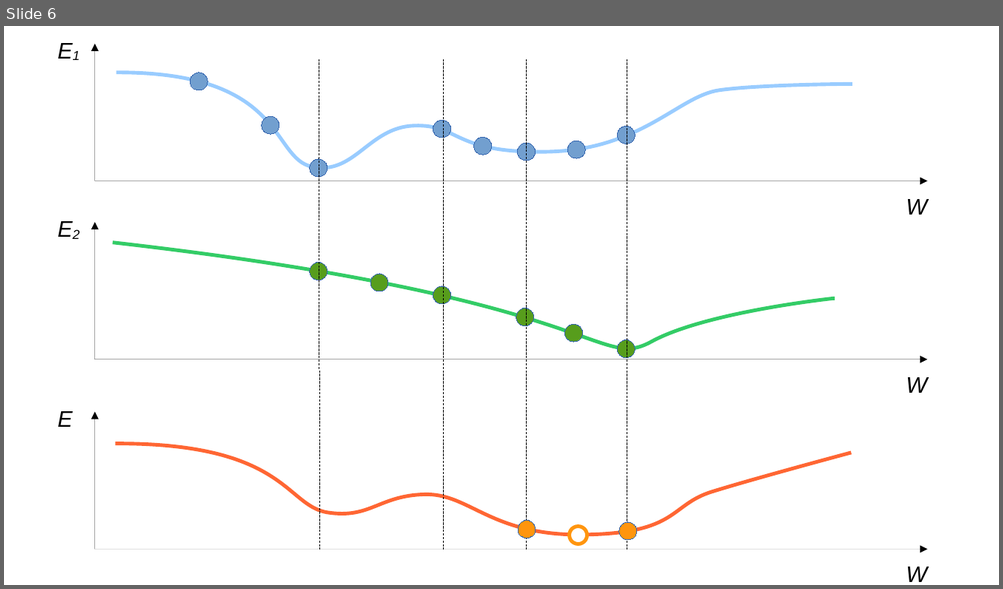
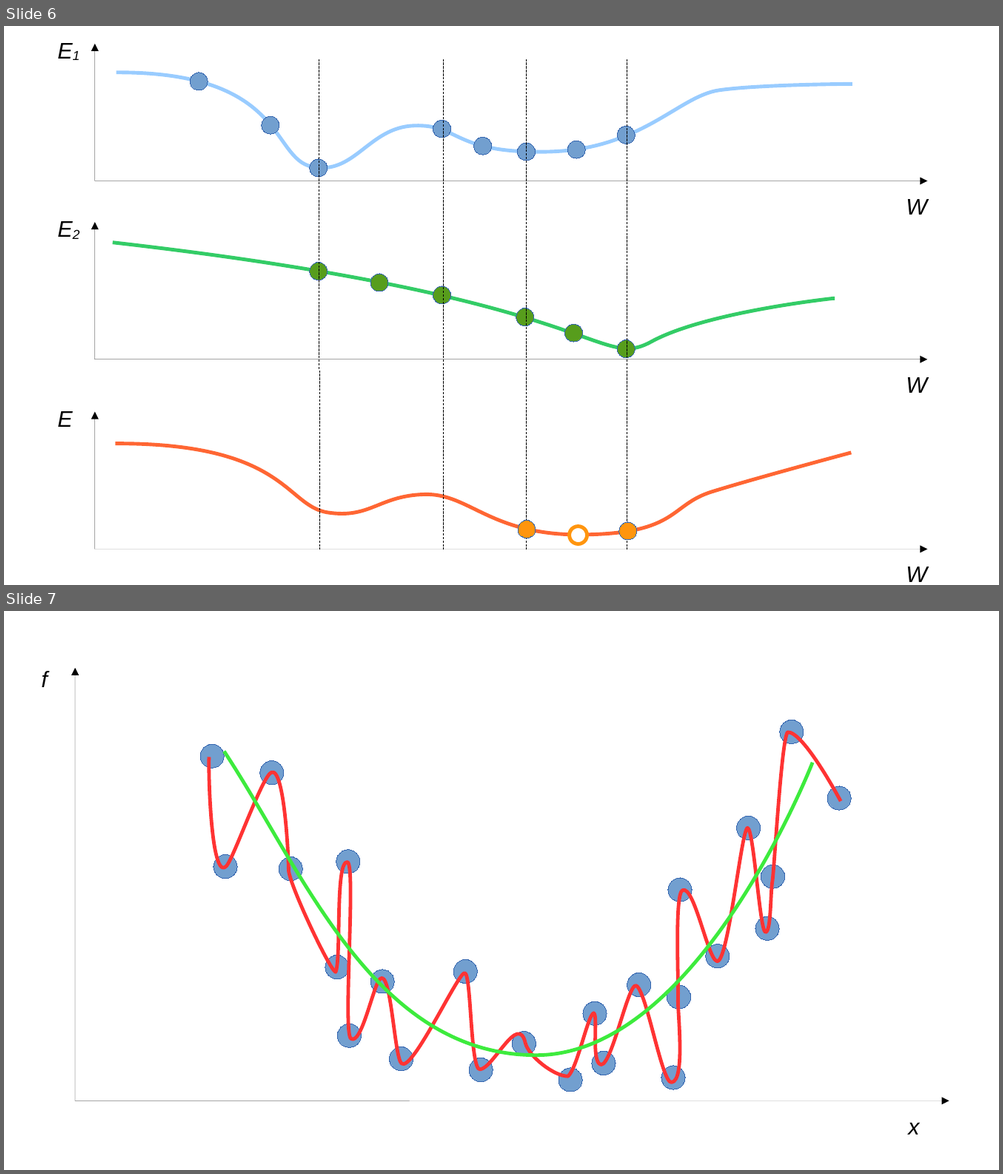
Before and after one commit to air-labs/VideoLectures, a slide deck: AIML/Presentation.odp. Shown one above the other, each under a label of ours: slide 6 before the commit, slides 6 and 7 after it. The pictures are 1003x589 and 1003x1174 pixels, drawn with LibreOffice and Linux fonts; fonts in the diff are those of the drawing. Boxes give left, top, right and bottom in pixels: in the first picture for what was removed or moved away, otherwise in the second. Text is boxed around its words. In the diff, an @@ line names an element or a change of style, - is before the commit and + after.

```diff
--- a/AIML/Presentation.odp
+++ b/AIML/Presentation.odp
@@ slide 7 added at [4,611,999,1170], background #FFFFFF @@
@@ text added at [41,671,47,687], 18 pt, text #000000, italic @@
+f
@@ arrow added from (75, 1101) to (75, 668), #000000 0 pt @@
@@ ellipse added at [780,721,804,743], fill #729FCF, outline #3465AF 0 pt @@
@@ freeform shape added at [209,732,841,1083], outline #FF3333 2.83 pt @@
@@ ellipse added at [200,745,223,768], fill #729FCF, outline #3465AF 0 pt @@
@@ freeform shape added at [225,752,813,1056], outline #3DEB3D 2.83 pt @@
@@ ellipse added at [260,760,284,784], fill #729FCF, outline #3465AF 0 pt @@
@@ ellipse added at [827,786,851,809], fill #729FCF, outline #3465AF 0 pt @@
@@ ellipse added at [737,816,760,840], fill #729FCF, outline #3465AF 0 pt @@
@@ ellipse added at [213,854,237,878], fill #729FCF, outline #3465AF 0 pt @@
@@ ellipse added at [336,850,360,874], fill #729FCF, outline #3465AF 0 pt @@
@@ ellipse added at [279,857,301,881], fill #729FCF, outline #3465AF 0 pt @@
@@ ellipse added at [761,865,785,888], fill #729FCF, outline #3465AF 0 pt @@
@@ ellipse added at [669,878,691,902], fill #729FCF, outline #3465AF 0 pt @@
@@ ellipse added at [756,917,780,940], fill #729FCF, outline #3465AF 0 pt @@
@@ ellipse added at [325,956,349,980], fill #729FCF, outline #3465AF 0 pt @@
@@ ellipse added at [453,960,477,984], fill #729FCF, outline #3465AF 0 pt @@
@@ ellipse added at [706,945,728,968], fill #729FCF, outline #3465AF 0 pt @@
@@ ellipse added at [370,970,394,994], fill #729FCF, outline #3465AF 0 pt @@
@@ ellipse added at [627,973,650,997], fill #729FCF, outline #3465AF 0 pt @@
@@ ellipse added at [667,985,691,1009], fill #729FCF, outline #3465AF 0 pt @@
@@ ellipse added at [583,1002,606,1025], fill #729FCF, outline #3465AF 0 pt @@
@@ ellipse added at [337,1025,361,1048], fill #729FCF, outline #3465AF 0 pt @@
@@ ellipse added at [512,1031,535,1055], fill #729FCF, outline #3465AF 0 pt @@
@@ ellipse added at [390,1048,412,1071], fill #729FCF, outline #3465AF 0 pt @@
@@ ellipse added at [592,1051,615,1075], fill #729FCF, outline #3465AF 0 pt @@
@@ ellipse added at [469,1059,492,1082], fill #729FCF, outline #3465AF 0 pt @@
@@ ellipse added at [558,1068,582,1092], fill #729FCF, outline #3465AF 0 pt @@
@@ ellipse added at [661,1066,685,1089], fill #729FCF, outline #3465AF 0 pt @@
@@ arrow added from (75, 1101) to (949, 1101), #000000 0 pt @@
@@ text added at [908,1123,919,1135], 18 pt, text #000000, italic @@
+x
```
Also in this commit, not shown: 51 other files.
